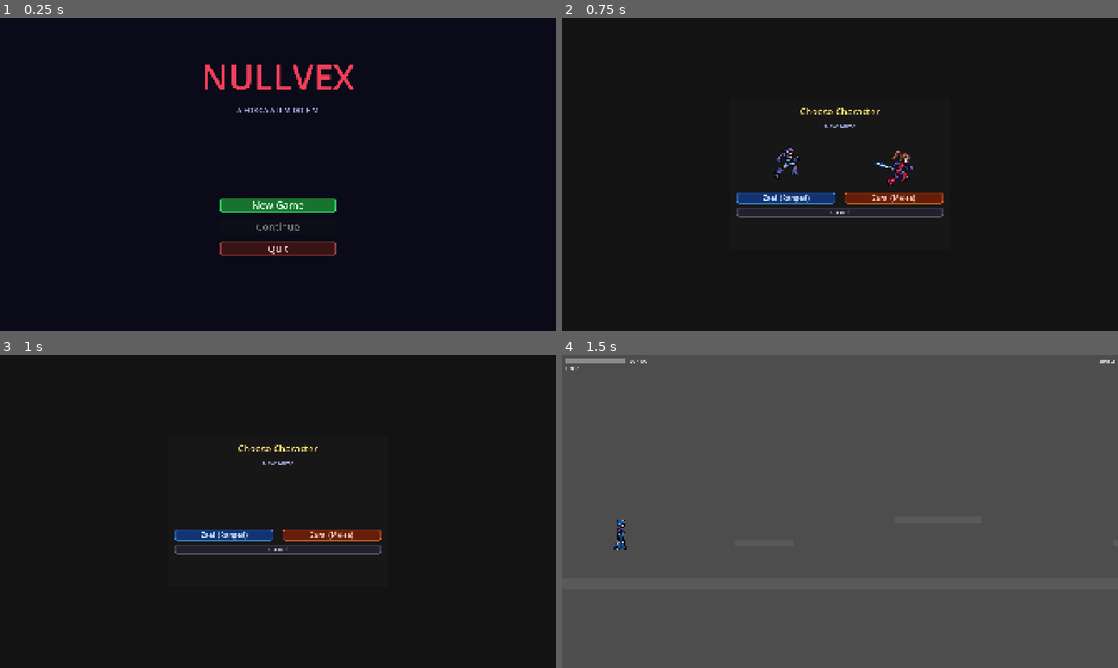
Above: before the commit, frames 1-4 (two rows, left to right).
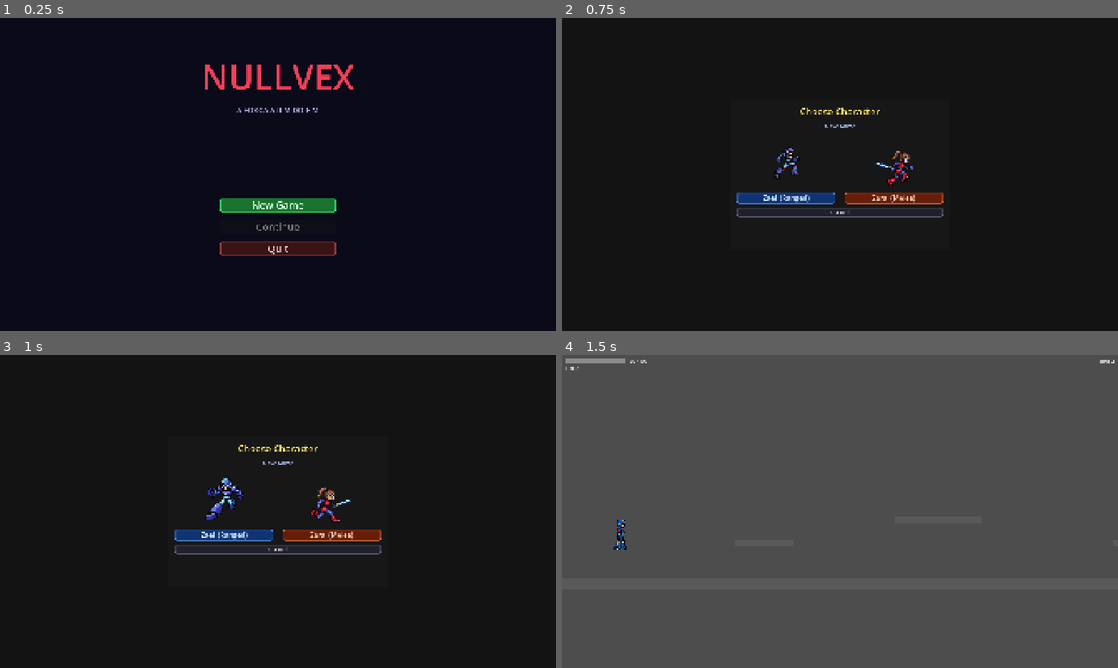
Above: after the commit, the same moments.

Repository: joaoramos00/NullvexGame
Game: Godot game, scene res://ui/title_screen.tscn
Two runs of this game, one before a commit and one after it. Both use one fixed random seed, a clock stepped at 60 frames per second and the inputs below.
Inputs:
- Up to frame 1 (0.25 s): no input
- Up to frame 2 (0.75 s): click "New Game" at 0.5 s
- Up to frame 3 (1 s): no input
- Up to frame 4 (1.5 s): click "Zael (Ranged)" at 1.25 s

Frames 1-2 are identical in both runs. In frame 3, 0.5% of the frame differs, in the area x 37-64%, y 39-54%; in frame 4, nothing differs.

Commit message:
fix: character_select usa 3 frames + filter_clip em todos AtlasTexture
- character_select.gd: for i in 5 -> 3, % 5 -> % 3 (sprites agora têm 3 frames)
- zael.gd + zara.gd: filter_clip=true em todos AtlasTexture (previne bleeding entre frames)

Co-Authored-By: Claude Sonnet 4.6 <noreply@anthropic.com>

Diff:
--- a/characters/melee/zara.gd
+++ b/characters/melee/zara.gd
@@ -34,6 +34,7 @@
     frames.set_animation_speed("idle", 1.0)
     var idle_at := AtlasTexture.new()
     idle_at.atlas = tex
+    idle_at.filter_clip = true
     idle_at.region = Rect2(2 * fw, ry, fw, fh)
     frames.add_frame("idle", idle_at)
 
@@ -44,6 +45,7 @@
     for i in 3:
         var at := AtlasTexture.new()
         at.atlas = run_tex
+        at.filter_clip = true
         at.region = Rect2(i * 68, 0, 68, 68)
         frames.add_frame("run", at)
 
@@ -53,6 +55,7 @@
     frames.set_animation_speed("jump", 1.0)
     var jump_at := AtlasTexture.new()
     jump_at.atlas = tex
+    jump_at.filter_clip = true
     jump_at.region = Rect2(2 * fw, ry, fw, fh)
     frames.add_frame("jump", jump_at)
 
@@ -62,6 +65,7 @@
     frames.set_animation_speed("attack", 1.0)
     var attack_at := AtlasTexture.new()
     attack_at.atlas = tex
+    attack_at.filter_clip = true
     attack_at.region = Rect2(0, ry, fw, fh)
     frames.add_frame("attack", attack_at)
 
--- a/characters/ranged/zael.gd
+++ b/characters/ranged/zael.gd
@@ -44,6 +44,7 @@
     frames.set_animation_speed("idle", 1.0)
     var idle_at := AtlasTexture.new()
     idle_at.atlas = walk_tex
+    idle_at.filter_clip = true
     idle_at.region = Rect2(2 * fw, ry, fw, fh)
     frames.add_frame("idle", idle_at)
 
@@ -53,6 +54,7 @@
     for i in 3:
         var at := AtlasTexture.new()
         at.atlas = run_tex
+        at.filter_clip = true
         at.region = Rect2(i * fw, 0, fw, fh)
         frames.add_frame("run", at)
 
@@ -62,6 +64,7 @@
     frames.set_animation_speed("jump", 1.0)
     var jump_at := AtlasTexture.new()
     jump_at.atlas = walk_tex
+    jump_at.filter_clip = true
     jump_at.region = Rect2(2 * fw, ry, fw, fh)
     frames.add_frame("jump", jump_at)
 
@@ -72,6 +75,7 @@
     for i in 3:
         var shoot_at := AtlasTexture.new()
         shoot_at.atlas = shoot_tex
+        shoot_at.filter_clip = true
         shoot_at.region = Rect2(i * fw, 0, fw, fh)
         frames.add_frame("shoot", shoot_at)
 
--- a/ui/character_select.gd
+++ b/ui/character_select.gd
@@ -34,13 +34,15 @@
     var zael_tex := load("res://characters/ranged/ZaelCorrendo.png") as Texture2D
     var zara_tex := load("res://characters/melee/ZaraCorrendo.png") as Texture2D
     var ry := _ROW_RIGHT * _FRAME_H
-    for i in 5:
+    for i in 3:
         var at := AtlasTexture.new()
         at.atlas = zael_tex
+        at.filter_clip = true
         at.region = Rect2(i * _FRAME_W, ry, _FRAME_W, _FRAME_H)
         _zael_frames.append(at)
         var at2 := AtlasTexture.new()
         at2.atlas = zara_tex
+        at2.filter_clip = true
         at2.region = Rect2(i * _FRAME_W, ry, _FRAME_W, _FRAME_H)
         _zara_frames.append(at2)
     _zael_preview.texture = _zael_frames[0]
@@ -52,7 +54,7 @@
     _frame_timer += delta
     if _frame_timer >= 1.0 / _ANIM_SPEED:
         _frame_timer = 0.0
-        _current_frame = (_current_frame + 1) % 5
+        _current_frame = (_current_frame + 1) % 3
         _zael_preview.texture = _zael_frames[_current_frame]
         _zara_preview.texture = _zara_frames[_current_frame]
 
